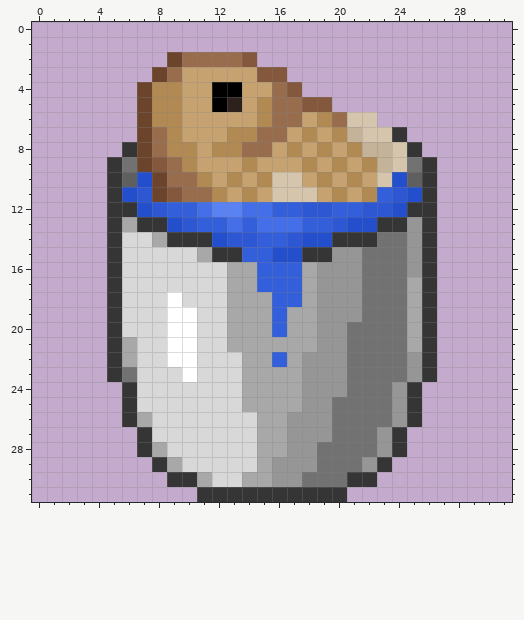
Edited in one commit: pixel-art sprite (textures/items/bucket_cod.png). The picture above is the old version.
The file is 32x32 pixels. Colours within 5 levels of each other are drawn and written as one.
The result:
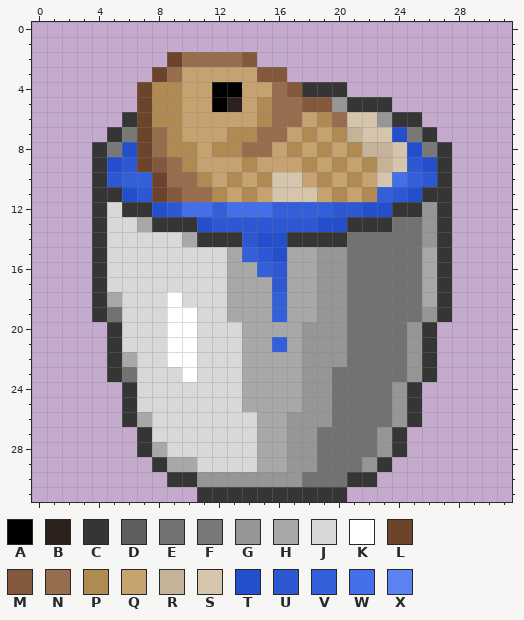
Palette (. is transparent): A #000000  B #2d211d  C #353535  D #5f5f5f  E #727272  F #787878  G #969696  H #a8a8a8  J #d8d8d8  K #ffffff  L #6b442b  M #84583c  N #986d4e  P #b18953  Q #c6a271  R #c4b299  S #d6c5ad  T #234fcc  U #2e58d3  V #345fda  W #446fe9  X #5a82f3
Edits made:
y 4: x 18..20 ... -> CCC
y 5: x 20..23 .... -> GCCC
y 6: x 6 . -> C; x 23..25 ... -> GCC
y 7: x 5..6 .. -> CF; x 24..26 C.. -> TFC
y 8: x 4..6 ..C -> CFT; x 25..27 C.. -> TFC
y 9: x 4..6 .CE -> CTU; x 25..27 EC. -> UTC
y 10: x 4..7 .CDT -> CUVV; x 24..27 TDC. -> WVUC
y 11: x 4 . -> C; x 27 . -> C
y 12: x 4..5 .C -> CJ; x 7..10 TUVV -> CTUW; x 12..13 XX -> VW; x 18..24 UUVVUUT -> VVUUTTC; x 26..27 C. -> GC
y 13: x 4..7 .CHC -> CJJH; x 9..22 TUVVWVWWWVVUTT -> CCTUUUUUUUTTCC; x 24..27 CGC. -> EEGC
y 14: x 4..5 .C -> CJ; x 8..10 HCC -> JJH; x 12..13 TU -> CC; x 15..19 VVUTT -> TTCCC; x 21..22 CC -> EE; x 25..27 GC. -> EGC
y 15: x 4..5 .C -> CJ; x 11..13 HCC -> JJH; x 15 V -> U; x 17..19 TCC -> HHG; x 21 G -> E; x 25..27 GC. -> EHC
y 16: x 4..5 .C -> CJ; x 16..17 VV -> UH; x 21 G -> E; x 25..27 GC. -> EHC
y 17: x 4..5 .C -> CJ; x 15..17 VVV -> HUH; x 21 G -> E; x 25..27 HC. -> EHC
y 18: x 4..5 .C -> CH; x 17 V -> H; x 21 G -> E; x 25..27 HC. -> EHC
y 19: x 4..5 .C -> CE; x 21 G -> E; x 25..27 HC. -> EGC
y 20: x 13 H -> J; x 16 V -> H; x 18 H -> G; x 25 H -> G
y 21: x 6 H -> J; x 13 H -> J; x 16 H -> V; x 18 H -> G; x 25 H -> G
y 22: x 16 V -> H
y 23..24: x 20 G -> E
y 27: x 19 G -> E
y 29: x 10 J -> H; x 16 G -> H
y 30: x 11..15 HJJHH -> GGGGG
Changed places in both pictures, as pixel boxes (x1, y1, x2, y2):
changed: (92, 82, 452, 487)
